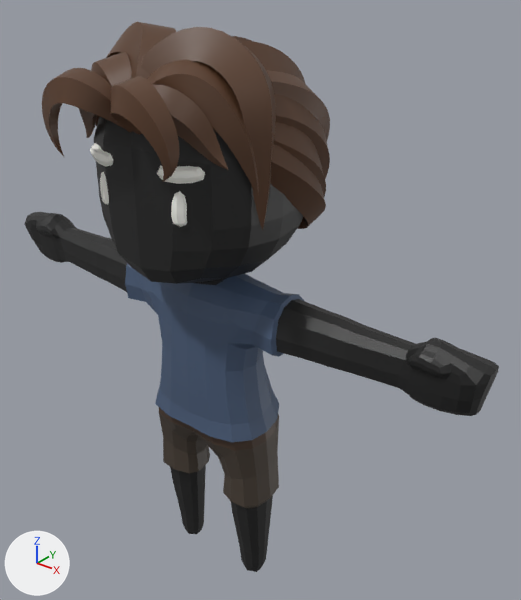
The glTF model public/assets/characters/char_q_casual_male.glb as it was, and as the next commit left it.
Both versions are drawn from a 50 mm lens placed at (2.48, -2.66, 3.61), pointed at (0.19, 0.21, 1.83). Every picture has the same lights, and +X, +Y and +Z are marked at lower left. The older version comes first.

Before the edit, the objects in view are built like this:
```python
mat_skin = principled_material('Skin')
mat_skin.base_color = (0.0134, 0.0134, 0.0134)  # black #1f1f1f
me_cube_004 = bpy.data.meshes.new('Cube.004')
me_cube_004.from_pydata(...)  # 3331 vertices, 6492 faces; spans x -1.62..1.62, y -0.72..0.61, z -0.02..3.31
# faces by material slot: [1312, 436, 206, 38, 320, 4180]
me_cube_004.materials.append(mat_skin)  # black #1f1f1f
me_cube_004.materials.append(mat_shirt)  # dark blue #4a5c77
me_cube_004.materials.append(mat_pants)  # brown #493f35
me_cube_004.materials.append(mat_belt)  # brown #493629
me_cube_004.materials.append(mat_face)  # white #fffff8
me_cube_004.materials.append(mat_hair)  # brown #5c3e2a
ob_body = bpy.data.objects.new('Body', me_cube_004)
ob_body.location = (0.0, 0.0, 0.0)
```
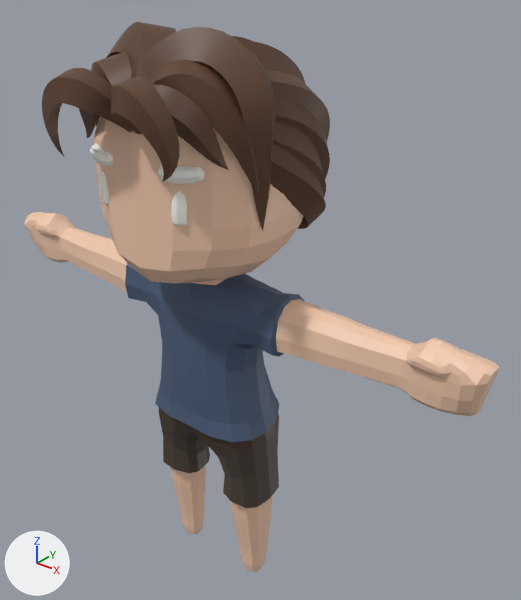
Location of each change, (x1, y1, x2, y2) in pixels of the pictures (521 x 600 px):
'Body', recoloured (black to beige)
    both: (24, 102, 499, 572)

Edits to the bpy script that builds the scene:
```text
Change mat_skin:
    mat_skin.base_color: (0.0134, 0.0134, 0.0134) -> (0.911, 0.604, 0.434)  # black #1f1f1f -> beige #f5ccb0
```
